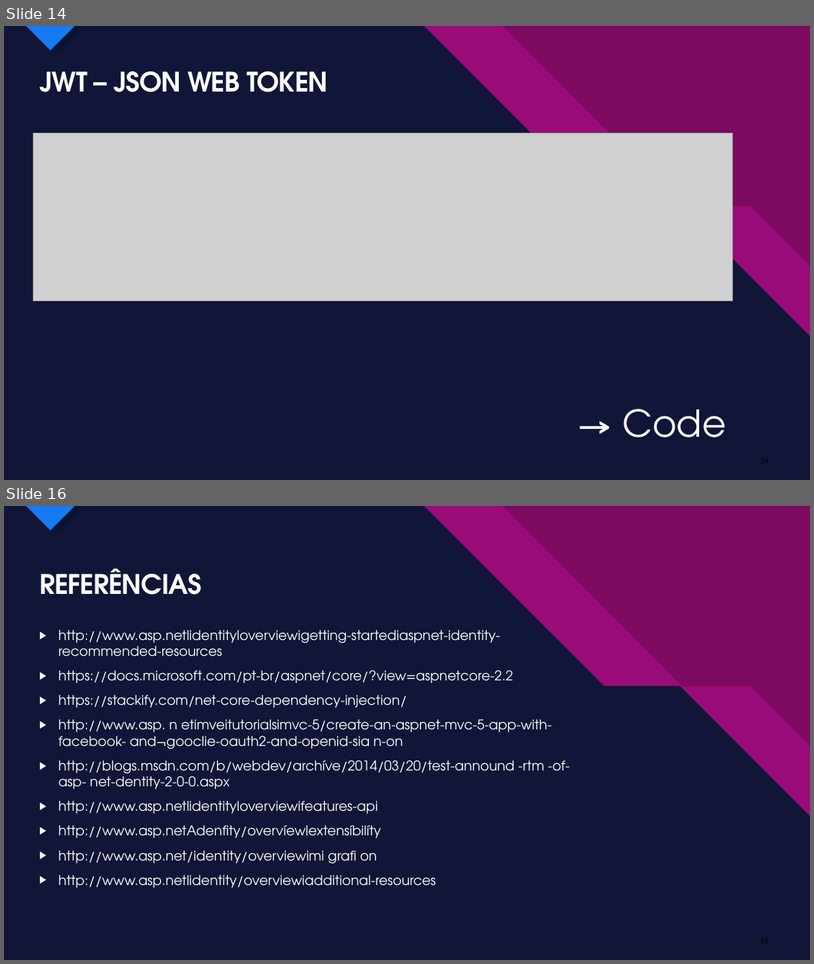
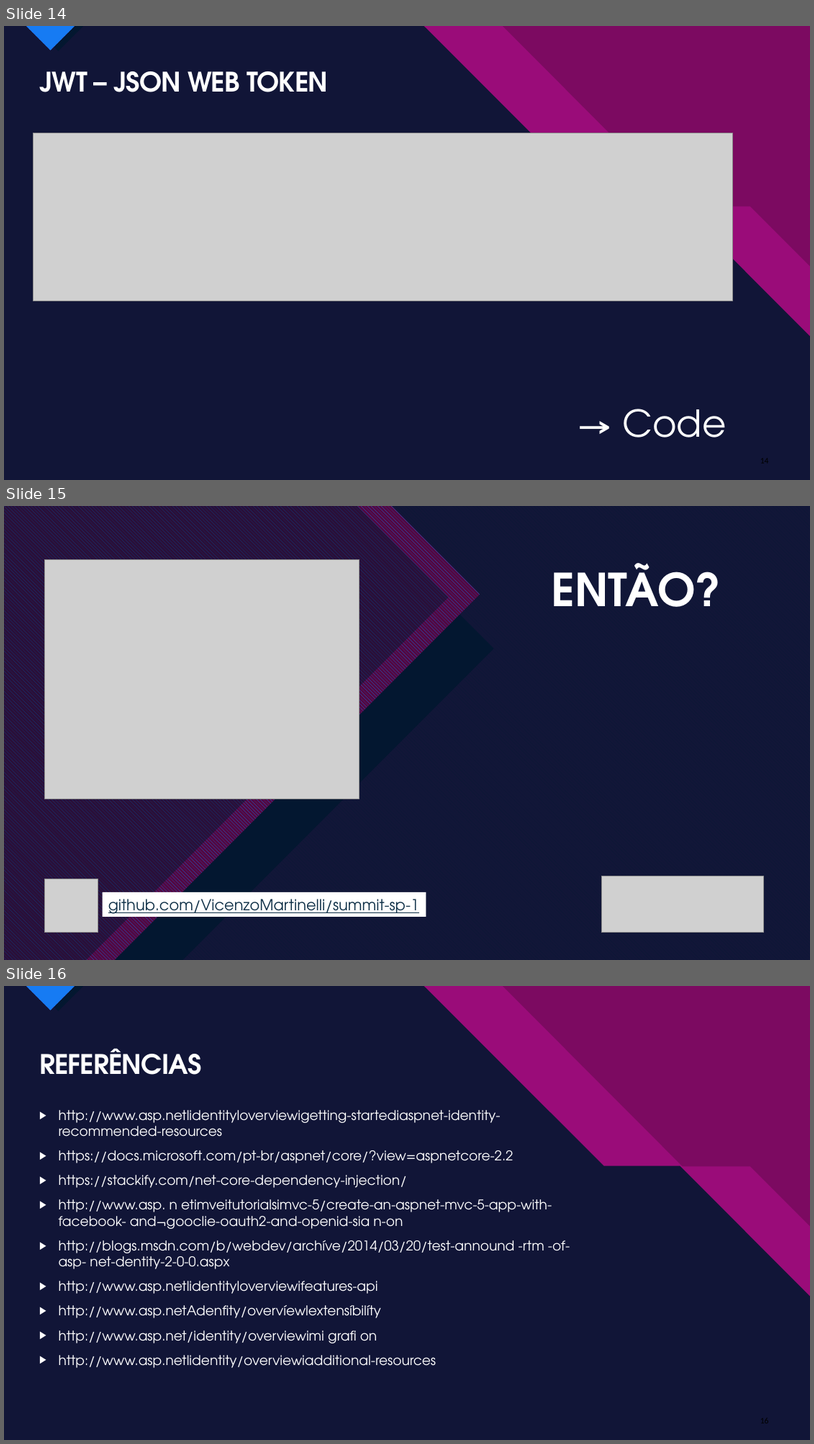
Before and after one commit to VicenzoMartinelli/summit-sp-1, a slide deck: powerponto.pptx. Shown one above the other, each under a label of ours: slides 14 and 16 before the commit, slides 14, 15 and 16 after it; the slides between them are not shown. The pictures are 814x964 and 814x1444 pixels, drawn with LibreOffice and Linux fonts; fonts in the diff are those of the drawing; grey boxes stand for pictures. Boxes give left, top, right and bottom in pixels: in the first picture for what was removed or moved away, otherwise in the second. Text is boxed around its words. In the diff, an @@ line names an element or a change of style, - is before the commit and + after.

Commit message:
added-github-link

```diff
--- a/powerponto.pptx
+++ b/powerponto.pptx
@@ slide 15 added at (x1=4, y1=506, x2=810, y2=960), background gradient #6ED2EB to #06588E; not listed: 14 template elements that a slide beside it also shows @@
@@ rectangle added at (x1=4, y1=506, x2=810, y2=960), fill #052F61 @@
@@ freeform shape added at (x1=4, y1=506, x2=810, y2=960), fill #A50E82 at 74% opacity @@
@@ freeform shape added at (x1=4, y1=506, x2=810, y2=960), fill pattern #052F61 on #A50E82 @@
@@ freeform shape added at (x1=4, y1=506, x2=810, y2=960), fill #031730 at 90% opacity @@
@@ freeform shape added at (x1=4, y1=506, x2=494, y2=960), fill #031730 @@
@@ freeform shape added at (x1=4, y1=506, x2=481, y2=960), fill pattern #167BF3 on #520741 @@
@@ freeform shape added at (x1=4, y1=506, x2=449, y2=960), fill #031730 at 51% opacity @@
@@ picture added at (x1=44, y1=560, x2=360, y2=799) @@
@@ title added at (x1=551, y1=563, x2=721, y2=607), 54 pt, text #FFFFFF, bold @@
+ENTÃO?
@@ picture added at (x1=44, y1=879, x2=98, y2=932) @@
@@ rectangle added at (x1=103, y1=892, x2=426, y2=916), fill #FFFFFF, 18 pt, text #0D2E46, underline @@
+github.com/VicenzoMartinelli/summit-sp-1
@@ picture added at (x1=602, y1=876, x2=764, y2=932) @@
```
Also in this commit, not shown: 1 slide removed.
